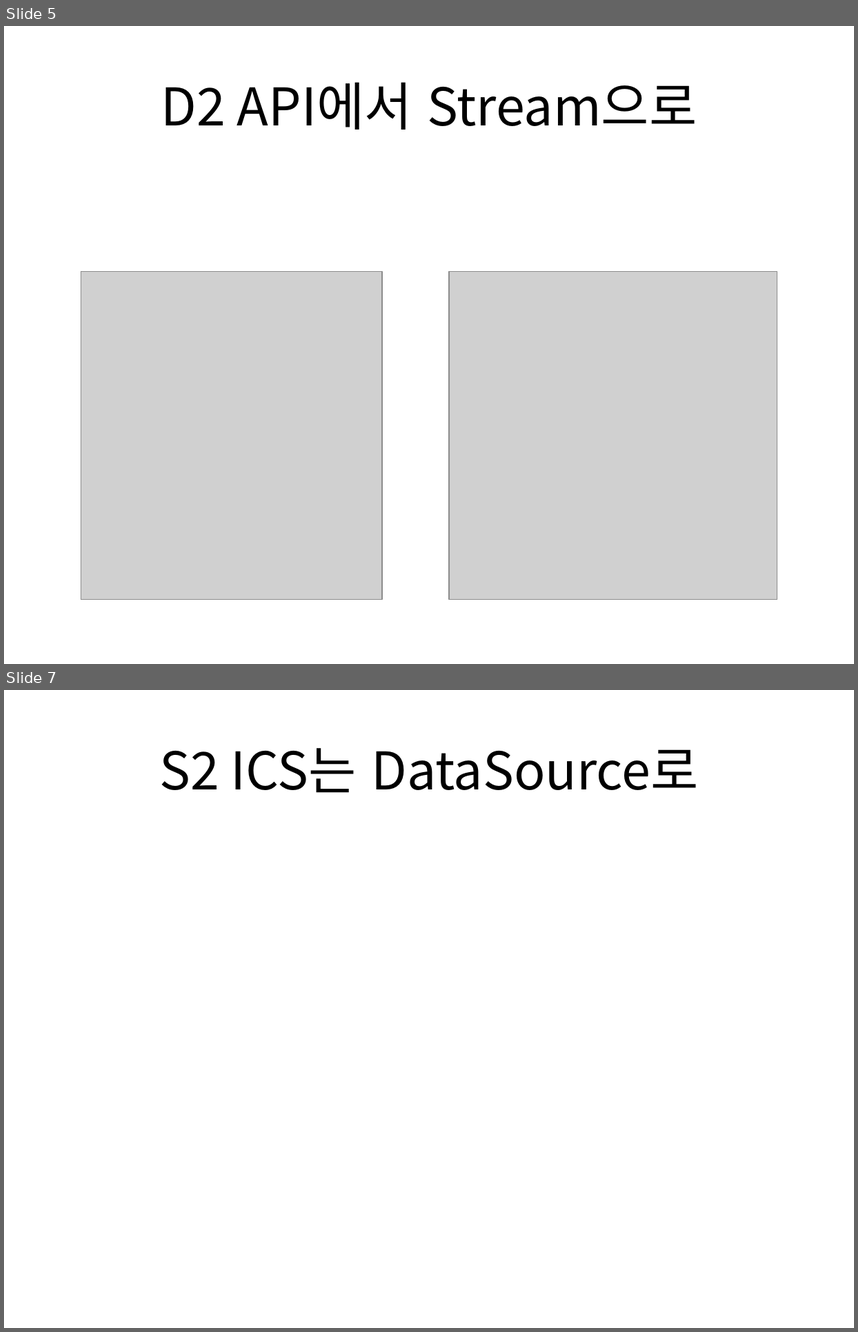
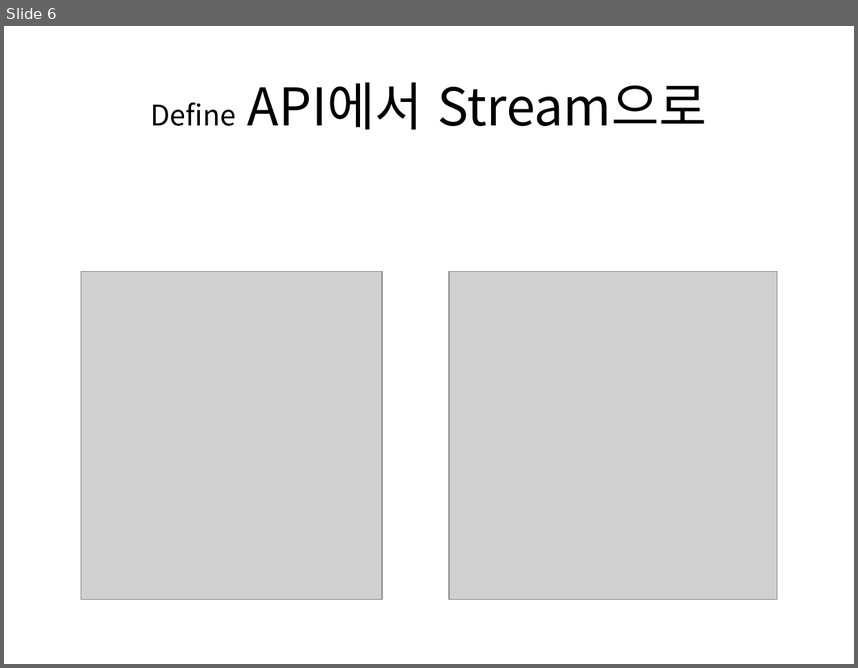
Before and after one commit to bleujin/external, a slide deck: resource/docs/first.pptx. Shown one above the other, each under a label of ours: slides 5 and 7 before the commit, slide 6 after it; the slides between them are not shown. The pictures are 858x1332 and 858x668 pixels, drawn with LibreOffice and Linux fonts; fonts in the diff are those of the drawing; grey boxes stand for pictures. Boxes give left, top, right and bottom in pixels: in the first picture for what was removed or moved away, otherwise in the second. Text is boxed around its words. In the diff, an @@ line names an element or a change of style, - is before the commit and + after.

```diff
--- a/resource/docs/first.pptx
+++ b/resource/docs/first.pptx
@@ slide 7 removed at [4,690,854,1328], background #FFFFFF @@
@@ title removed at [159,748,699,793] @@
-S2 ICS는 DataSource로
@@ what was slide 5 is now slide 6 @@
@@ slide 6 changed as well @@
@@ title at [151,82,707,129]: text changed @@
-D2 API에서 Stream으로
+Define API에서 Stream으로
```
Also in this commit, not shown: 3 other slides changed, 5 slides added, 3 other slides removed, 4 other files.
